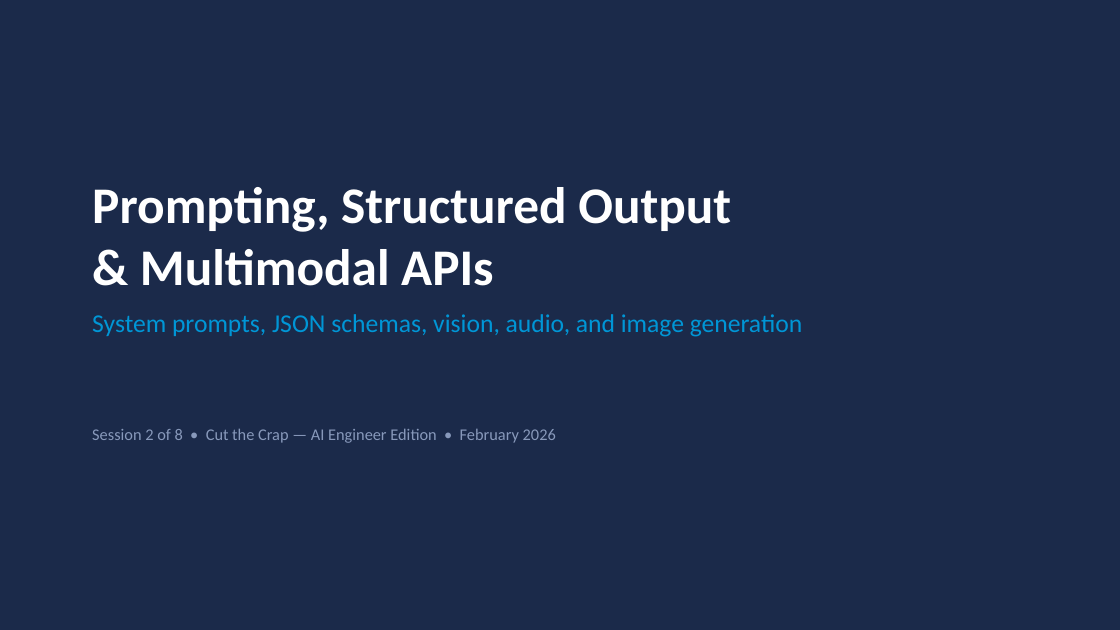
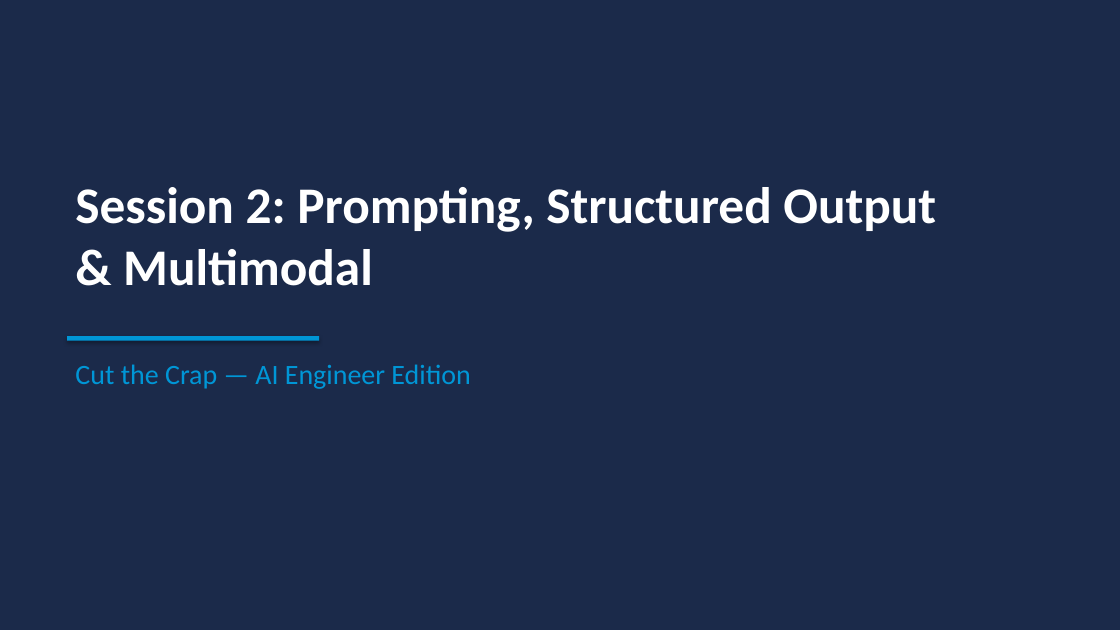
Before and after one commit to toroleapinc/cut-the-crap, a slide deck: slide 1 of developer/session-2/session-2-prompting-multimodal.pptx. Drawn at 1120x630 pixels with LibreOffice and Linux fonts; fonts in the diff are those of the drawing. Boxes give left, top, right and bottom in pixels: in the first picture for what was removed or moved away, otherwise in the second. Text is boxed around its words. In the diff, an @@ line names an element or a change of style, - is before the commit and + after.

```diff
--- a/developer/session-2/session-2-prompting-multimodal.pptx
+++ b/developer/session-2/session-2-prompting-multimodal.pptx
@@ text at (75,187,936,286): text changed @@
-Prompting, Structured Output
-& Multimodal APIs
+Session 2: Prompting, Structured Output
+& Multimodal
@@ text removed at (92,314,802,337) @@
-System prompts, JSON schemas, vision, audio, and image generation
@@ rectangle added at (67,336,319,341), fill #0096D6 @@
@@ text at (75,364,470,389): text changed; size 14 to 24 pt; text colour #8899BB to #0096D6 @@
-Session 2 of 8 • Cut the Crap — AI Engineer Edition • February 2026
+Cut the Crap — AI Engineer Edition
```
Also in this commit, not shown: 14 slides added, 14 slides removed, 7 other files.
